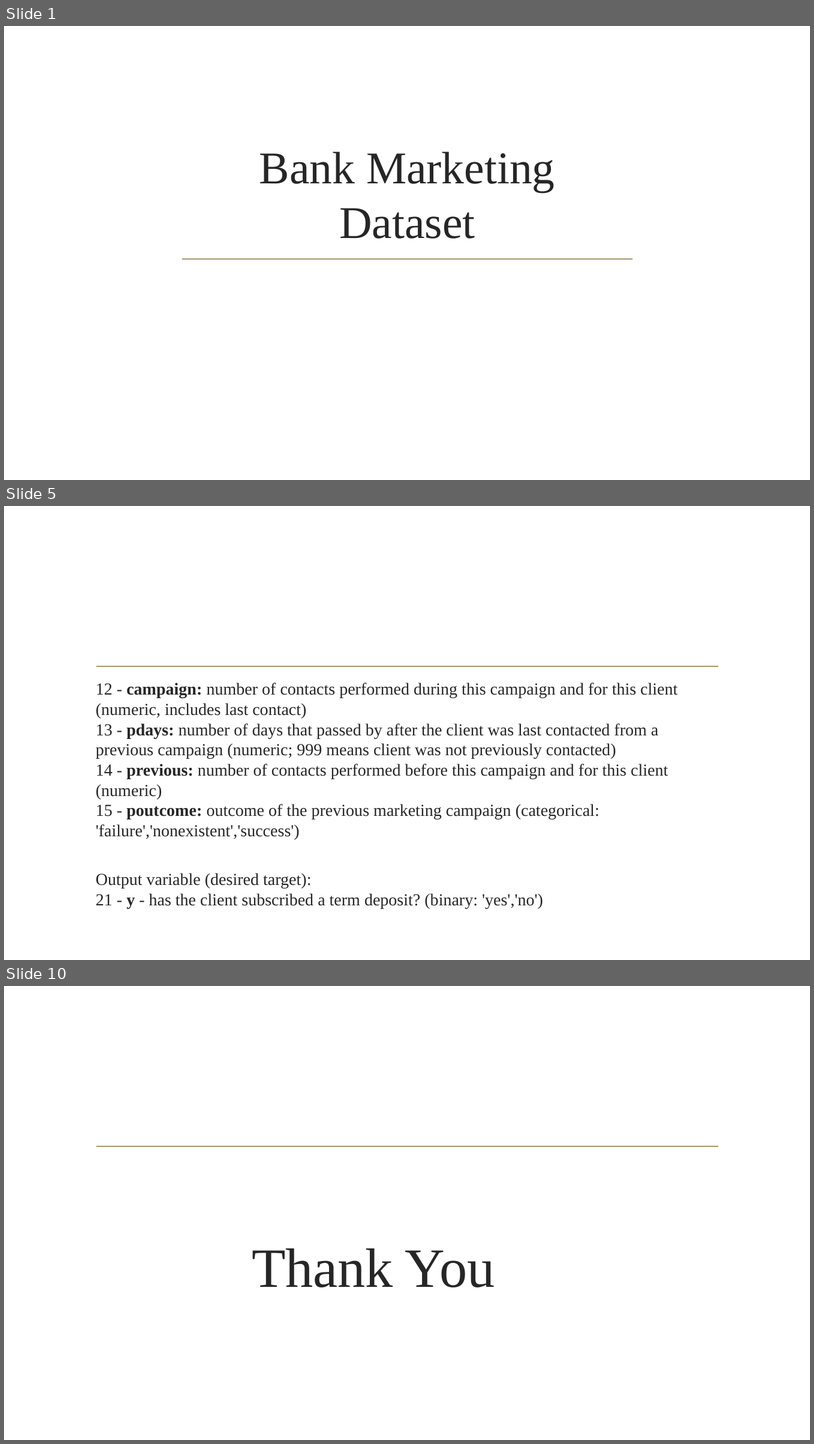
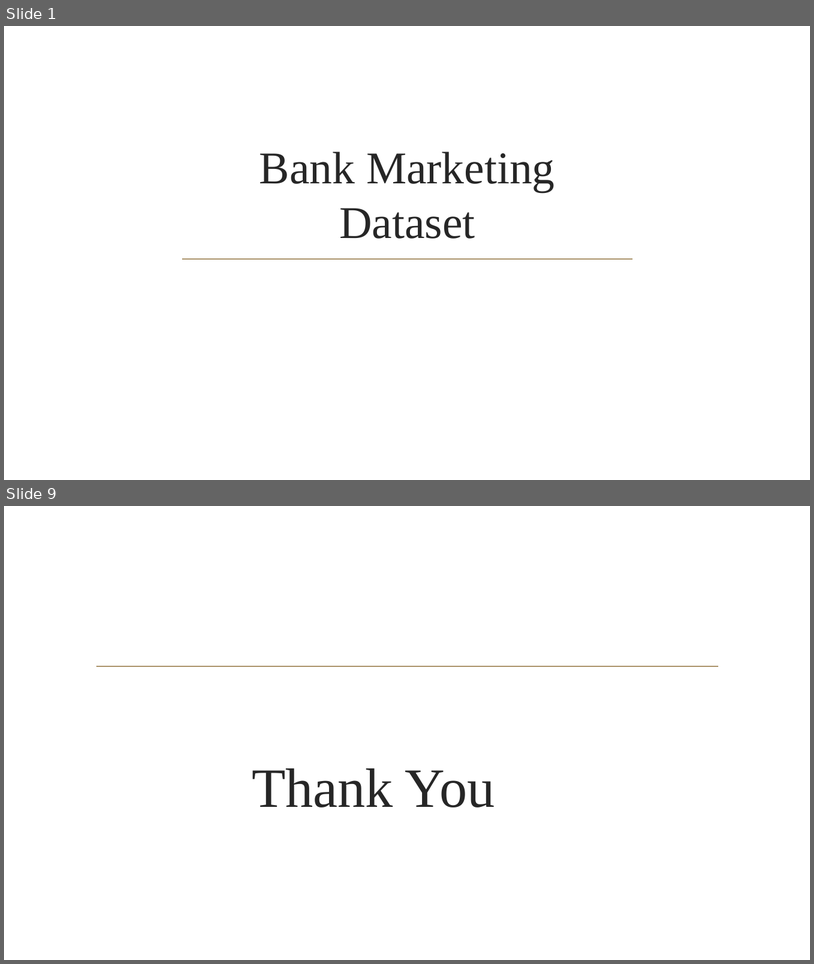
Before and after one commit to Kandarp94/GAMA-Training, a slide deck: Bank Marketing Dataset.pptx. Shown one above the other, each under a label of ours: slides 1, 5 and 10 before the commit, slides 1 and 9 after it; the slides between them are not shown. The pictures are 814x1444 and 814x964 pixels, drawn with LibreOffice and Linux fonts; fonts in the diff are those of the drawing; background and template pictures are left out. Boxes give left, top, right and bottom in pixels: in the first picture for what was removed or moved away, otherwise in the second. Text is boxed around its words. In the diff, an @@ line names an element or a change of style, - is before the commit and + after.

```diff
--- a/Bank Marketing Dataset.pptx
+++ b/Bank Marketing Dataset.pptx
@@ slide 5 removed at [4, 506, 810, 960], background picture (left out); not listed: 1 template element that a slide beside it also shows @@
@@ text removed at [96, 682, 678, 908] @@
-12 - campaign: number of contacts performed during this campaign and for this client (numeric, includes last contact)
-13 - pdays: number of days that passed by after the client was last contacted from a previous campaign (numeric; 999 means client was not previously contacted)
-14 - previous: number of contacts performed before this campaign and for this client (numeric)
-15 - poutcome: outcome of the previous marketing campaign (categorical: 'failure','nonexistent','success')
-Output variable (desired target):
-21 - y - has the client subscribed a term deposit? (binary: 'yes','no')
@@ what was slide 10 is now slide 9 @@
```
Also in this commit, not shown: 6 slides changed, 1 slide added, 1 other slide removed.
